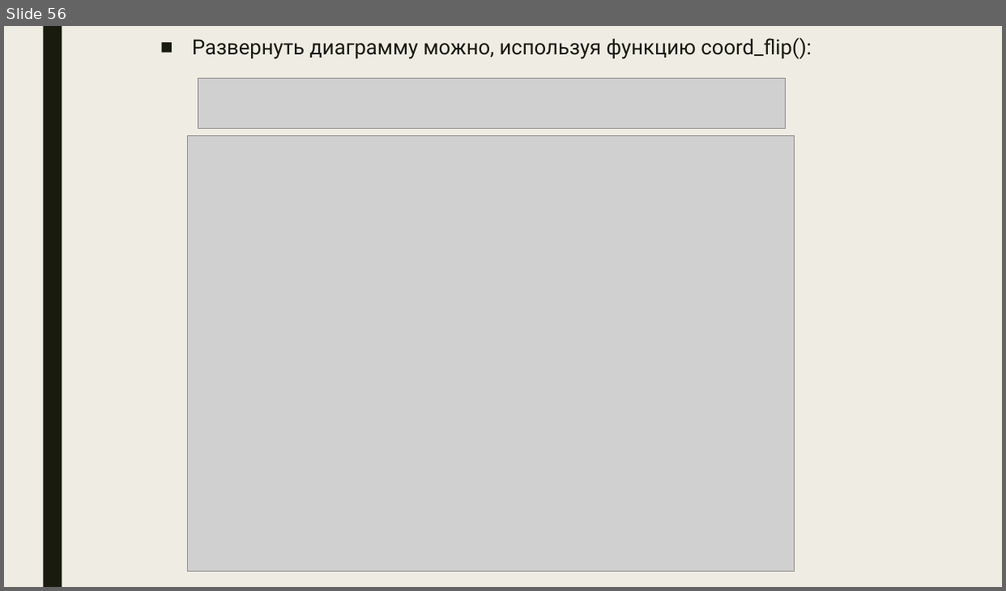
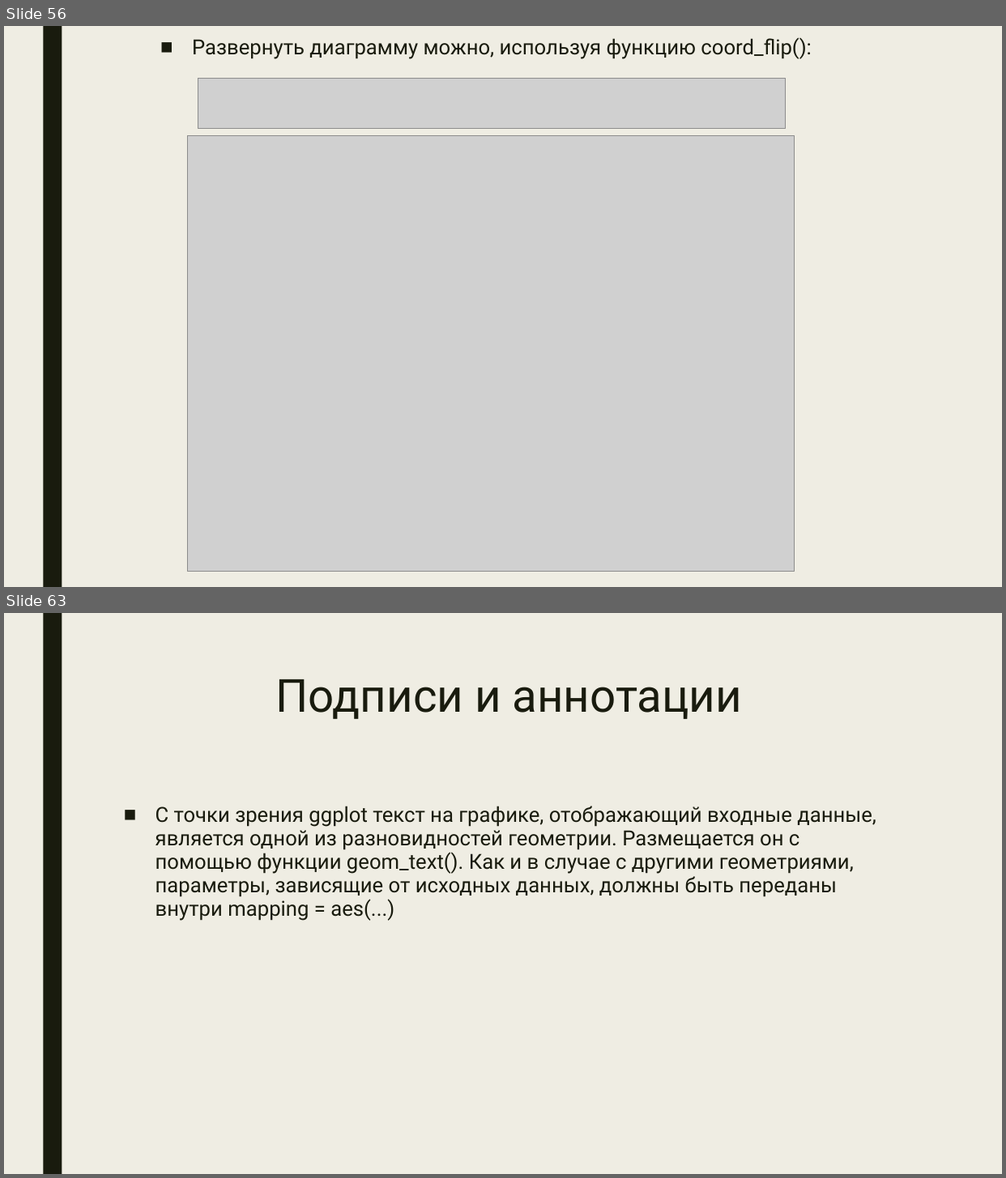
Before and after one commit to DanilaSamusev/Studieren, a slide deck: Course4/Matan/Samusev_Visualization_R.pptx. Shown one above the other, each under a label of ours: slide 56 before the commit, slides 56 and 63 after it; the slides between them are not shown. The pictures are 1006x591 and 1006x1178 pixels, drawn with LibreOffice and Linux fonts; fonts in the diff are those of the drawing; grey boxes stand for pictures. Boxes give left, top, right and bottom in pixels: in the first picture for what was removed or moved away, otherwise in the second. Text is boxed around its words. In the diff, an @@ line names an element or a change of style, - is before the commit and + after.

```diff
--- a/Course4/Matan/Samusev_Visualization_R.pptx
+++ b/Course4/Matan/Samusev_Visualization_R.pptx
@@ slide 63 added at (4,613,1002,1174), background #EFEDE3; not listed: 1 template element that a slide beside it also shows @@
@@ title added at (275,679,742,719), 44 pt, text #191B0E @@
+Подписи и аннотации
@@ text added at (155,806,876,921), 20 pt, text #191B0E @@
+■ С точки зрения ggplot текст на графике, отображающий входные данные, является одной из разновидностей геометрии. Размещается он с помощью функции geom_text(). Как и в случае с другими геометриями, параметры, зависящие от исходных данных, должны быть переданы внутри mapping = aes(...)
```
Also in this commit, not shown: 10 other slides added, 1 other file.
